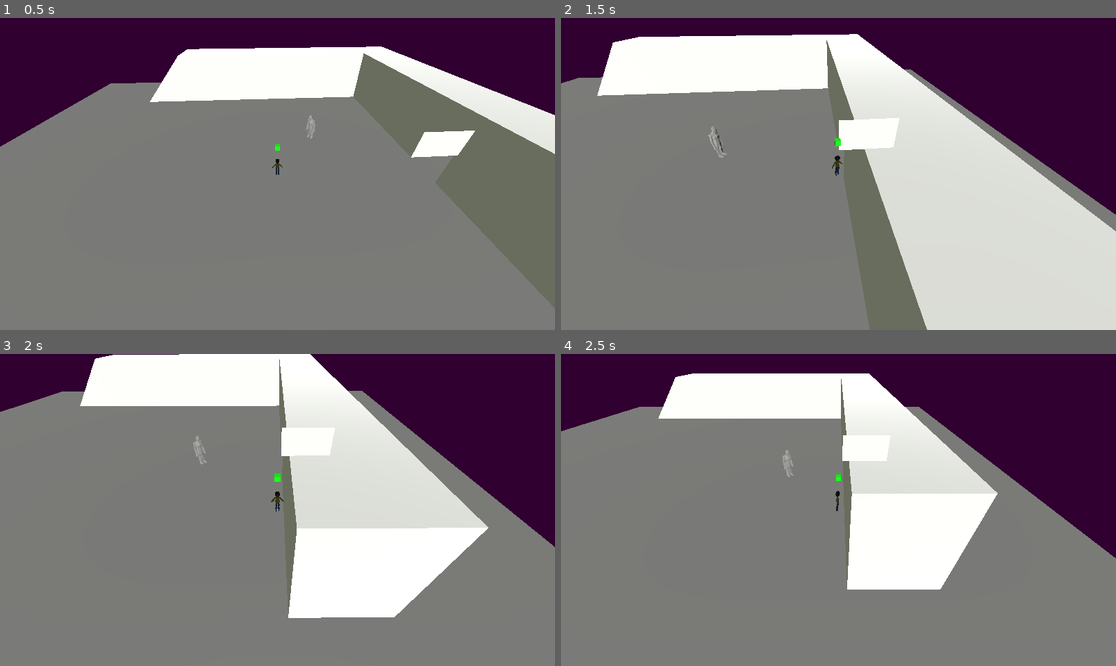
Above: before the commit, frames 1-4 (two rows, left to right).
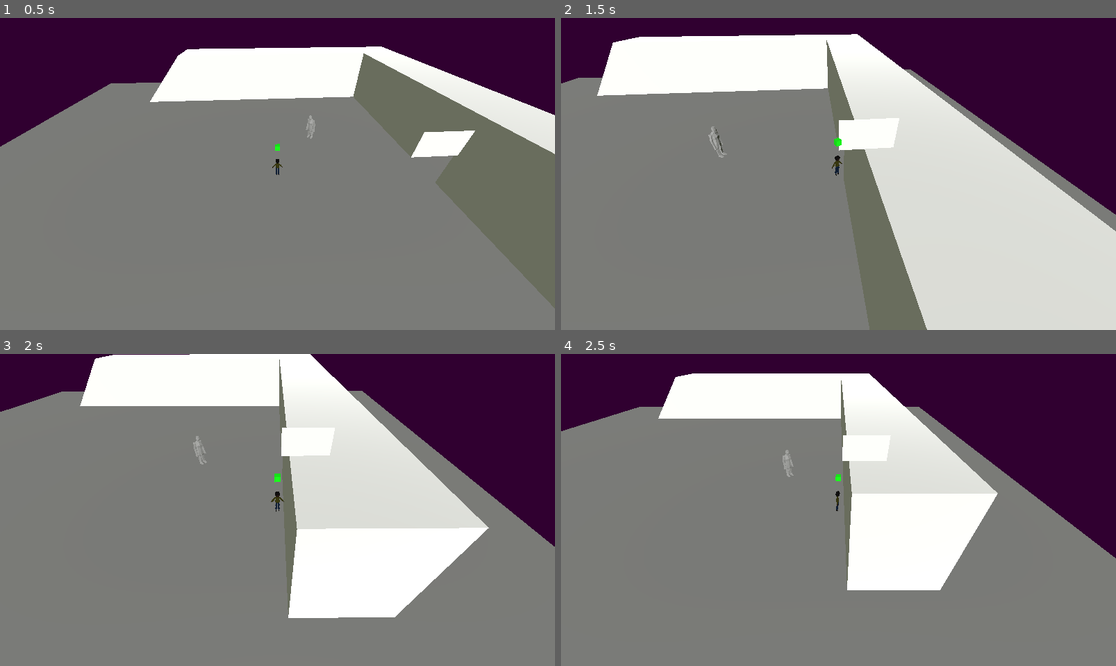
Above: after the commit, the same moments.

Repository: FellowshipOfTheGame/Hotel-Ponte-Negra
Game: Godot game, scene res://scenes/base.tscn
The game is run twice, just before and just after one commit, with the same random seed, the same clock (stepped at 60 frames per second) and the same inputs.
Inputs (mouse positions are in pixels of both pictures, inside the frame that each line leads up to):
- Up to frame 1 (0.5 s): no input
- Up to frame 2 (1.5 s): move the mouse to (960, 158) at 0.52 s; hold Right (movimento_direita) 0.53-1.28 s; hold Shift (correr) 0.53-1.28 s; move the mouse to (727, 189) at 1.27 s; hold Down (movimento_tras) from 1.28 s (still down); tap E (interacao) at 1.35 s
- Up to frame 3 (2 s): keep holding Down (movimento_tras)
- Up to frame 4 (2.5 s): move the mouse to (894, 441) at 2.02 s; release Down (movimento_tras) at 2.03 s; hold Right (movimento_direita) from 2.03 s (still down); hold Shift (correr) from 2.03 s (still down)

Frame 1 is identical in both runs. In frame 2, less than 0.1% of the frame differs, in the area x 0-100%, y 5-100%; in frame 3, less than 0.1%, in the area x 1-100%, y 0-85%; in frame 4, less than 0.1%.

Commit message:
Estado de Running Implementado e Corrigido

Diff:
--- a/scenes/tests/conde.tscn
+++ b/scenes/tests/conde.tscn
@@ -25,7 +25,6 @@
 
 [node name="Player" parent="." groups=["Player"] instance=ExtResource("3_dki8q")]
 script = ExtResource("4_rr7u0")
-vel_ang = 2.0
 
 [node name="Enemy" parent="." groups=["Enemies"] instance=ExtResource("5_ctr4l")]
 transform = Transform3D(1, 0, 0, 0, 1, 0, 0, 0, 1, 3.6711674, -0.25369763, -4.9404106)
--- a/scripts/player/concreteStates/playerIdle.gd
+++ b/scripts/player/concreteStates/playerIdle.gd
@@ -1,7 +1,7 @@
 extends PlayerState
 class_name PlayerIdle
 
-@export var desaceleracao: float = 10.0
+@export var deceleration: float = 5
 
 func Enter():
 	init()
@@ -18,6 +18,9 @@
 	if stamina == stamina_max:
 		tired = false
 
+	player.velocity.x = move_toward(player.velocity.x, 0, deceleration)
+	player.velocity.z = move_toward(player.velocity.z, 0, deceleration)
+
 	gravity_apply(delta)
 
 	player.move_and_slide() #para a gravidade
--- a/scripts/player/concreteStates/playerMoving.gd
+++ b/scripts/player/concreteStates/playerMoving.gd
@@ -12,7 +12,7 @@
 	if direction != Vector3.ZERO:
 		player.velocity.x = direction.x * velocity
 		player.velocity.z = direction.z * velocity
-		fig.rotation.y = lerp_angle(fig.rotation.y, atan2(-direction.x, -direction.z), velocity/100)
+		player.rotation.y = lerp_angle(player.rotation.y, atan2(-direction.x, -direction.z), velocity/100)
 	else:
 		Transitioned.emit(self, "playeridle")
 		return
